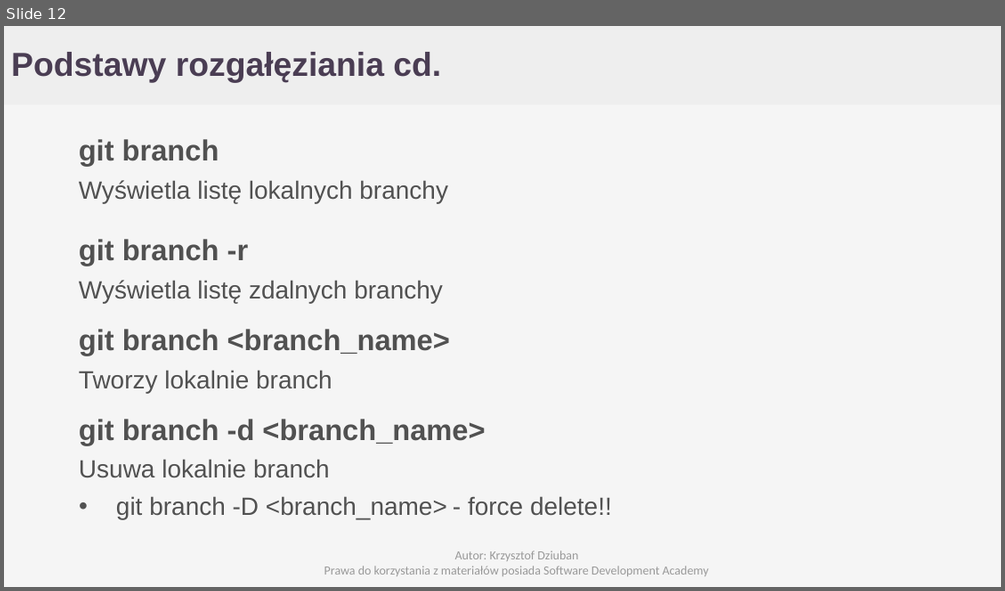
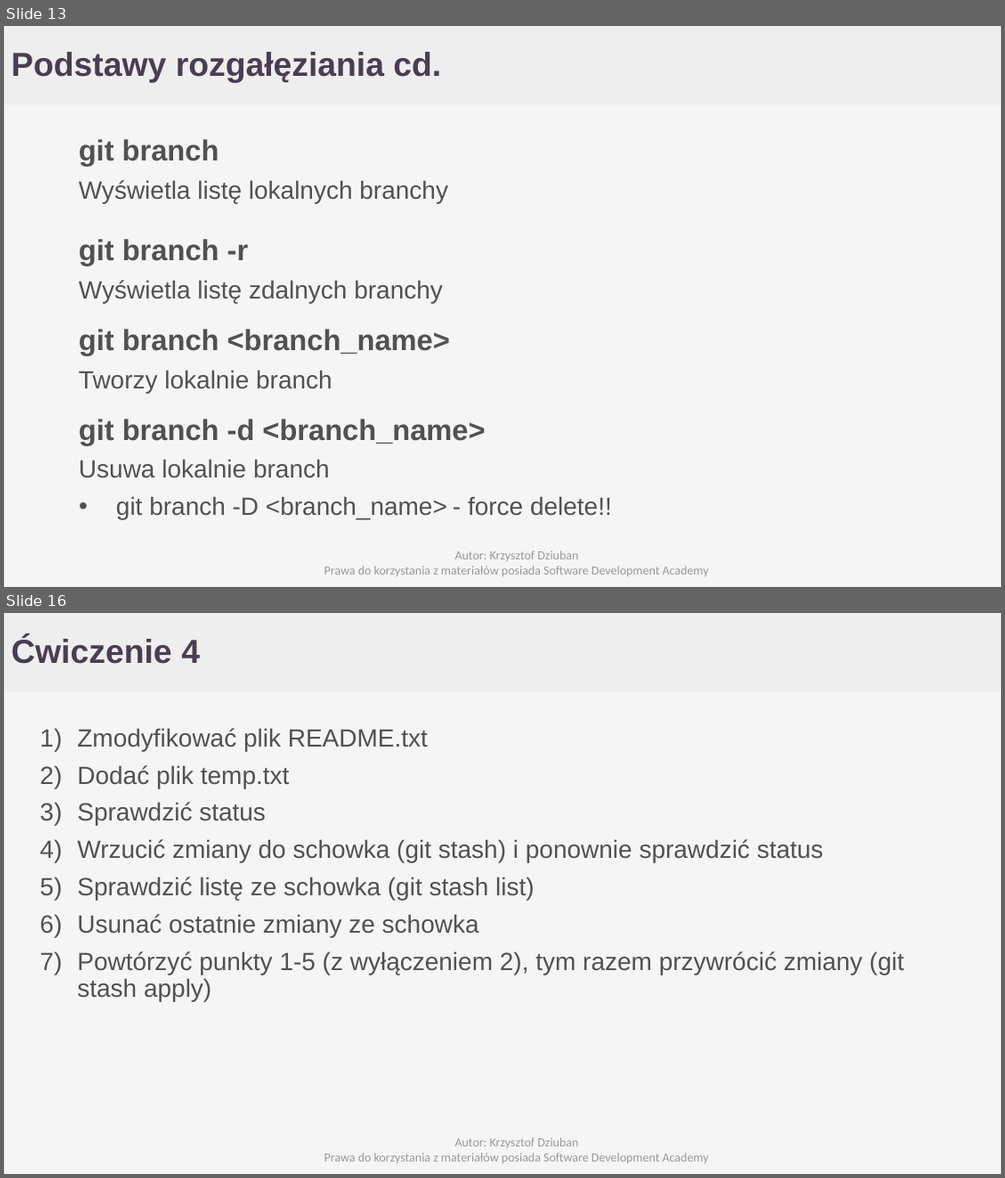
Before and after one commit to Cristopherus/Git_tutorial, a slide deck: GIT.pptx. Shown one above the other, each under a label of ours: slide 12 before the commit, slides 13 and 16 after it; the slides between them are not shown. The pictures are 1005x591 and 1005x1178 pixels, drawn with LibreOffice and Linux fonts; fonts in the diff are those of the drawing; background and template pictures are left out. Boxes give left, top, right and bottom in pixels: in the first picture for what was removed or moved away, otherwise in the second. Text is boxed around its words. In the diff, an @@ line names an element or a change of style, - is before the commit and + after.

```diff
--- a/GIT.pptx
+++ b/GIT.pptx
@@ slide 16 added at bbox=[4, 613, 1001, 1174], background #F5F5F5; not listed: 1 template element that a slide beside it also shows @@
@@ text added at bbox=[11, 637, 200, 664], 32 pt, text #4A3D53, bold @@
+Ćwiczenie 4
@@ text added at bbox=[77, 728, 904, 1001], 24 pt, text #515151 @@
+1) Zmodyfikować plik README.txt
+2) Dodać plik temp.txt
+3) Sprawdzić status
+4) Wrzucić zmiany do schowka (git stash) i ponownie sprawdzić status
+5) Sprawdzić listę ze schowka (git stash list)
+6) Usunać ostatnie zmiany ze schowka
+7) Powtórzyć punkty 1-5 (z wyłączeniem 2), tym razem przywrócić zmiany (git stash apply)
@@ text added at bbox=[324, 1137, 709, 1163], 12 pt, text #999999 @@
+Autor: Krzysztof Dziuban
+Prawa do korzystania z materiałów posiada Software Development Academy
@@ what was slide 12 is now slide 13 @@
```
Also in this commit, not shown: 5 slides changed, 5 other slides added.
